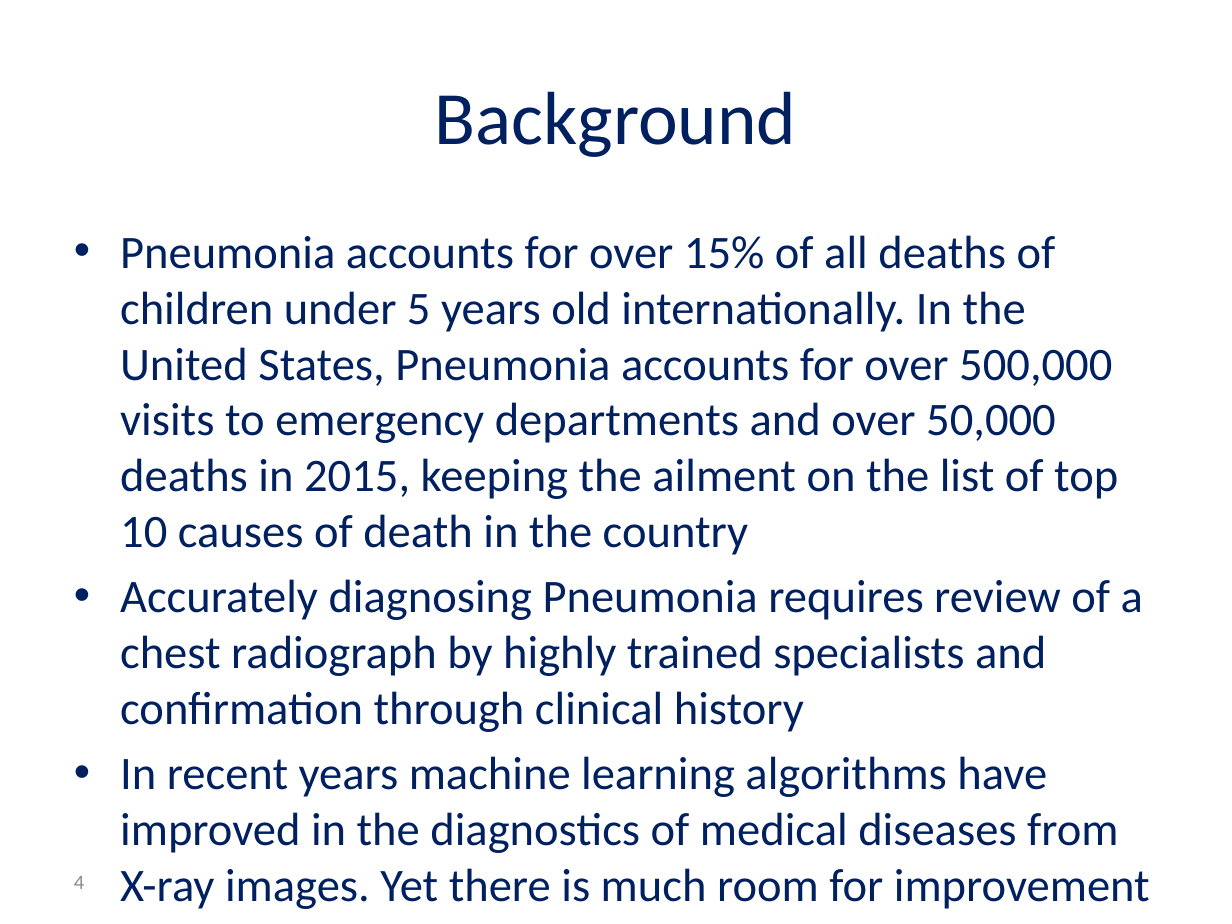
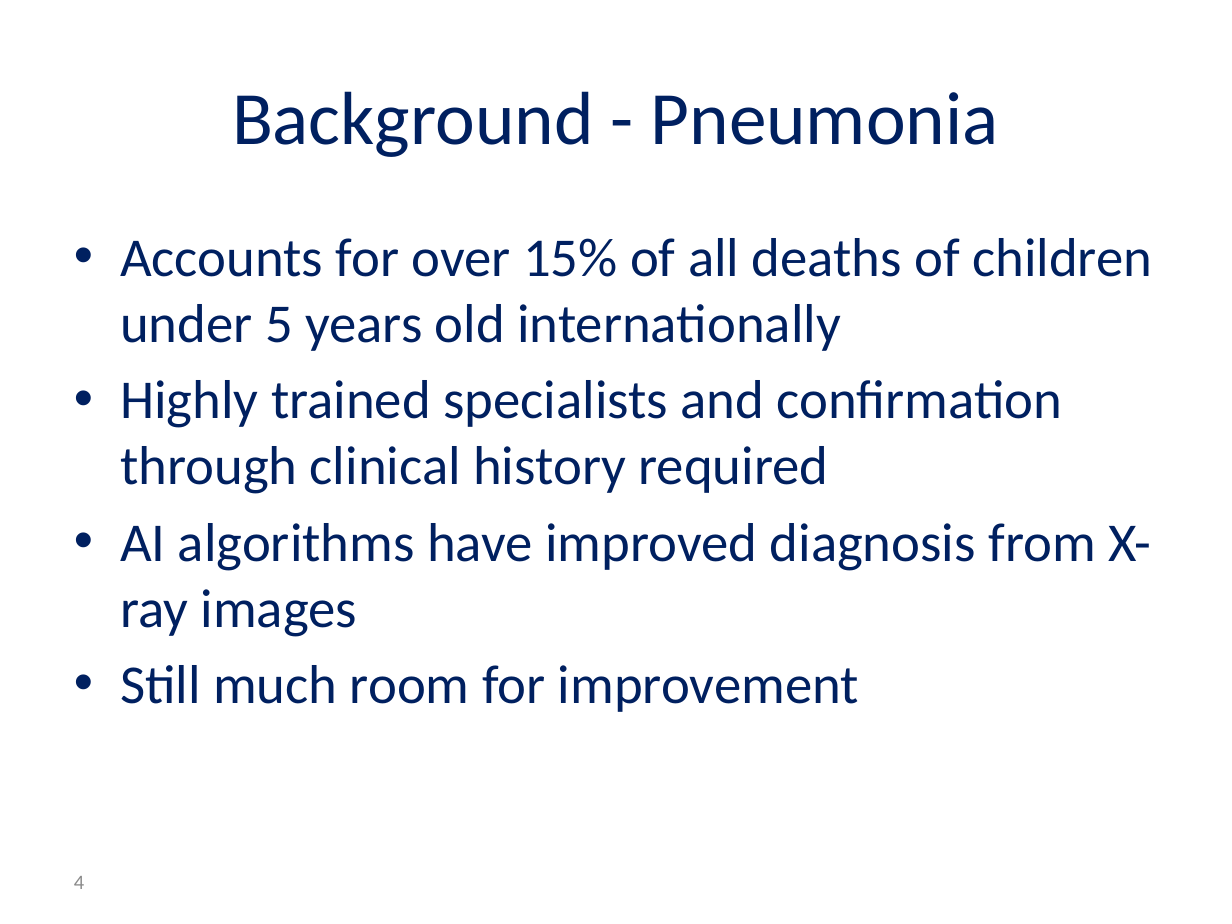
Before and after one commit to andyro2/Pneumonia-Detection-from-Chest-X-Rays-with-Robustness-to-Deformations, a slide deck: slide 4 of MidPresentation_Andy_Or.pptx. Drawn at 1232x924 pixels with LibreOffice and Linux fonts; fonts in the diff are those of the drawing; background and template pictures are left out. Boxes give left, top, right and bottom in pixels: in the first picture for what was removed or moved away, otherwise in the second. Text is boxed around its words. In the diff, an @@ line names an element or a change of style, - is before the commit and + after.

Commit message:
Added mid presentation

```diff
--- a/MidPresentation_Andy_Or.pptx
+++ b/MidPresentation_Andy_Or.pptx
@@ title at [232, 91, 999, 157]: text changed @@
-Background
+Background - Pneumonia
@@ text at [120, 238, 1152, 712]: text changed; size 27.2 to 32 pt @@
-• Pneumonia accounts for over 15% of all deaths of children under 5 years old internationally. In the United States, Pneumonia accounts for over 500,000 visits to emergency departments and over 50,000 deaths in 2015, keeping the ailment on the list of top 10 causes of death in the country
-• Accurately diagnosing Pneumonia requires review of a chest radiograph by highly trained specialists and confirmation through clinical history
-• In recent years machine learning algorithms have improved in the diagnostics of medical diseases from X-ray images. Yet there is much room for improvement
+• Accounts for over 15% of all deaths of children under 5 years old internationally
+• Highly trained specialists and confirmation through clinical history required
+• AI algorithms have improved diagnosis from X-ray images
+• Still much room for improvement
```
Also in this commit, not shown: 10 other slides changed, 5 slides added.
